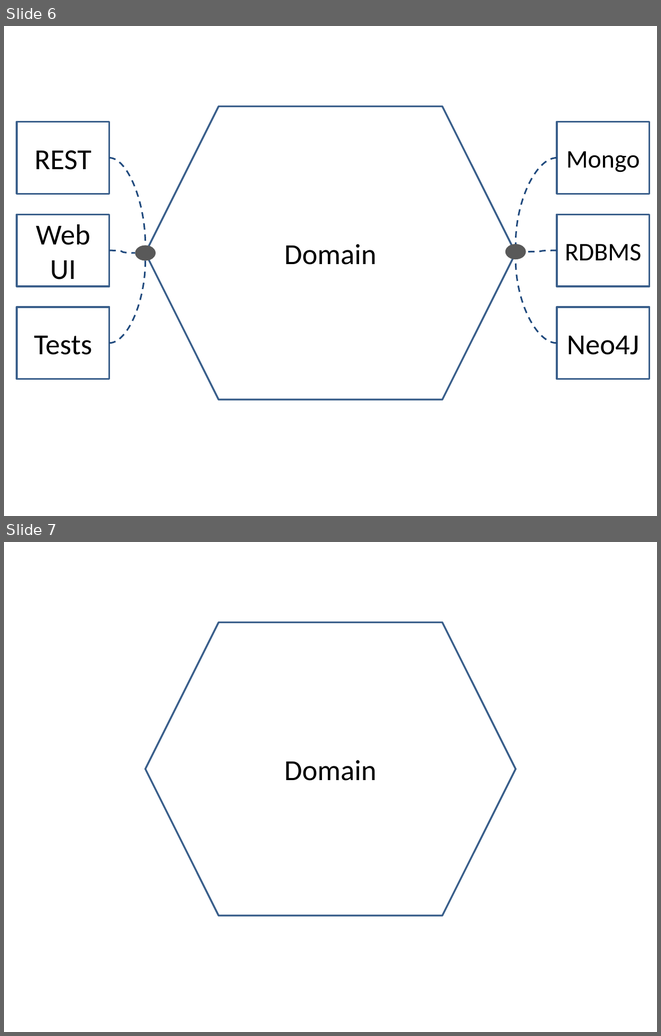
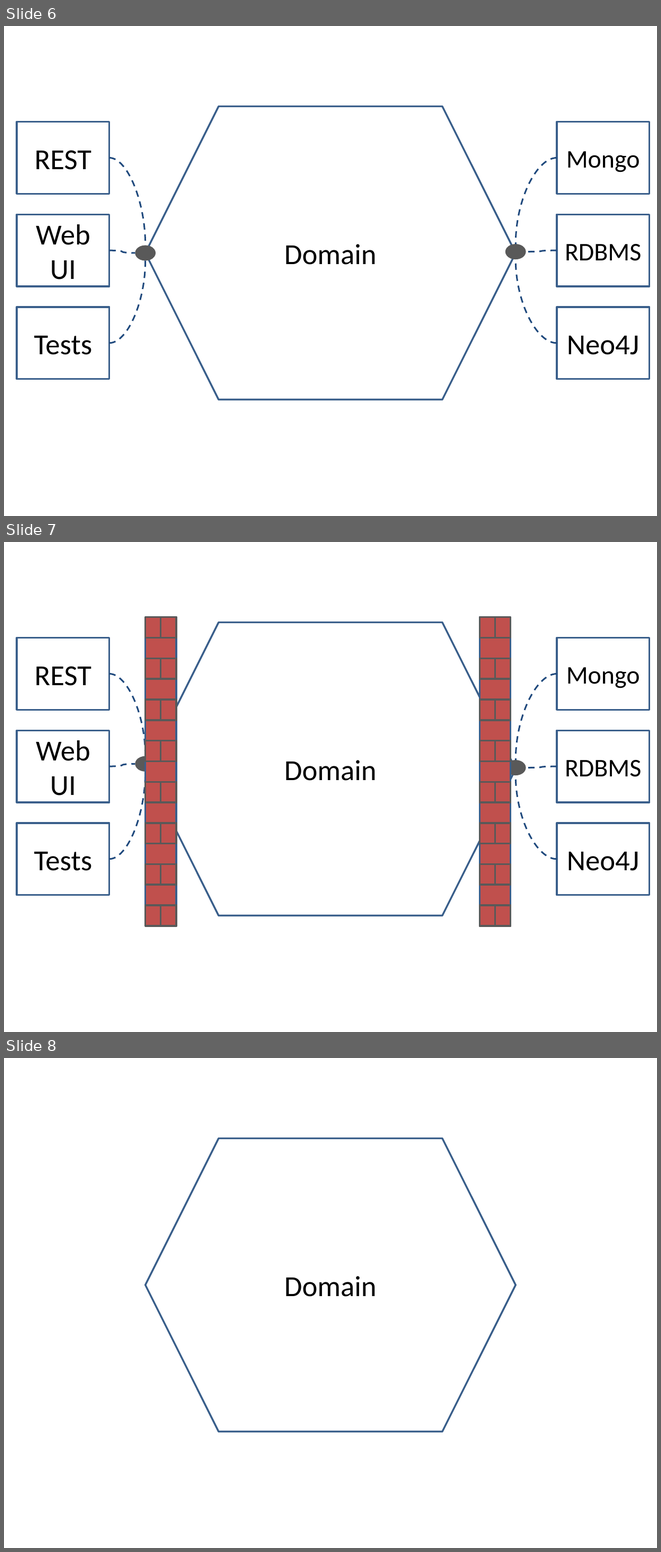
Before and after one commit to danhaywood/jaxlondon2016, a slide deck: src/docs/asciidoc/images/images.pptx. Shown one above the other, each under a label of ours: slides 6 and 7 before the commit, slides 6, 7 and 8 after it. The pictures are 661x1036 and 661x1552 pixels, drawn with LibreOffice and Linux fonts; fonts in the diff are those of the drawing. Boxes give left, top, right and bottom in pixels: in the first picture for what was removed or moved away, otherwise in the second. Text is boxed around its words. In the diff, an @@ line names an element or a change of style, - is before the commit and + after.

```diff
--- a/src/docs/asciidoc/images/images.pptx
+++ b/src/docs/asciidoc/images/images.pptx
@@ slide 7 added at [4,542,657,1032], background #FFFFFF @@
@@ hexagon added at [146,623,516,916], fill #FFFFFF, outline #3A5F8C 2 pt, 32 pt, text #000000 @@
+Domain
@@ rectangle added at [17,638,110,710], fill #FFFFFF, outline #3A5F8C 2 pt, 32 pt, text #000000 @@
+REST
@@ rectangle added at [556,638,649,710], fill #FFFFFF, outline #3A5F8C 2 pt, 28 pt, text #000000 @@
+Mongo
@@ curved line added from (109, 674) to (146, 756), #1F497D 1.75 pt dashed @@
@@ curved line added from (556, 674) to (515, 760), #1F497D 1.75 pt dashed @@
@@ rectangle added at [17,730,110,802], fill #FFFFFF, outline #3A5F8C 2 pt, 32 pt, text #000000 @@
+Web
+UI
@@ rectangle added at [556,730,649,802], fill #FFFFFF, outline #3A5F8C 2 pt, 28 pt, text #000000 @@
+RDBMS
@@ curved line added from (109, 767) to (135, 764), #1F497D 1.75 pt dashed @@
@@ ellipse added at [135,756,156,772], fill #595959 @@
@@ ellipse added at [505,760,526,776], fill #595959 @@
@@ curved line added from (109, 859) to (146, 771), #1F497D 1.75 pt dashed @@
@@ curved line added from (556, 859) to (515, 775), #1F497D 1.75 pt dashed @@
@@ curved line added from (556, 767) to (526, 767), #1F497D 1.75 pt dashed @@
@@ rectangle added at [17,823,110,894], fill #FFFFFF, outline #3A5F8C 2 pt, 32 pt, text #000000 @@
+Tests
@@ rectangle added at [556,823,649,894], fill #FFFFFF, outline #3A5F8C 2 pt, 32 pt, text #000000 @@
+Neo4J
@@ group added at [146,617,176,925]: 17 rectangles @@
@@ group added at [479,617,511,925]: 17 rectangles @@
@@ what was slide 7 is now slide 8 @@
```
Also in this commit, not shown: 22 other files.
